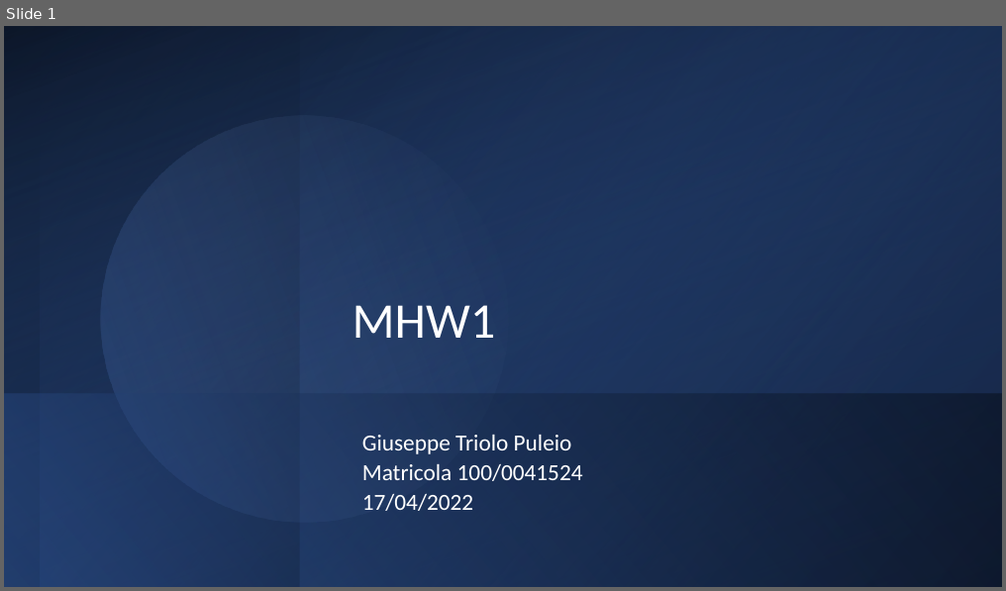
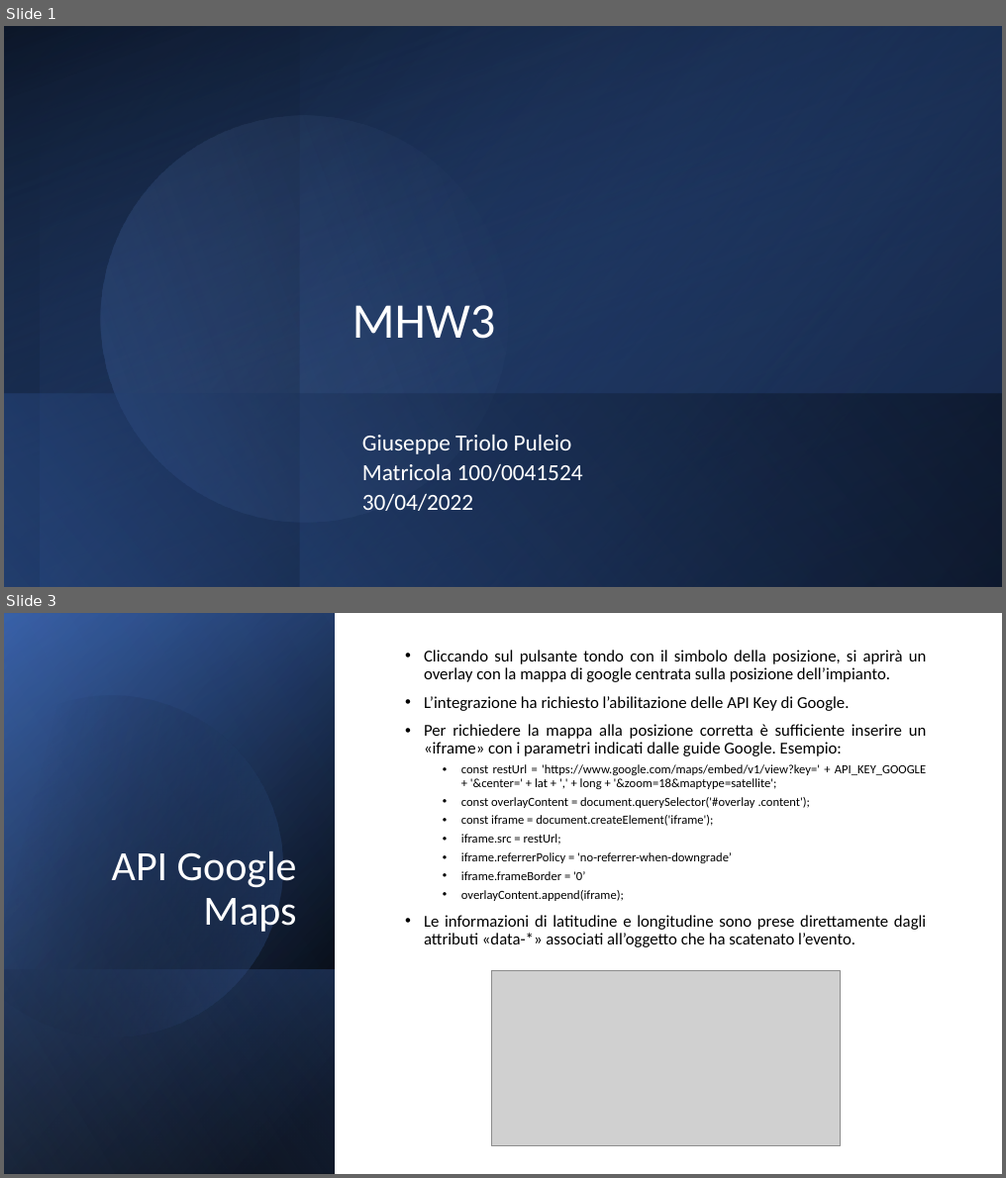
Before and after one commit to gtriolo87/mhw3, a slide deck: mhw3.pptx. Shown one above the other, each under a label of ours: slide 1 before the commit, slides 1 and 3 after it; the slides between them are not shown. The pictures are 1006x591 and 1006x1178 pixels, drawn with LibreOffice and Linux fonts; fonts in the diff are those of the drawing; grey boxes stand for pictures. Boxes give left, top, right and bottom in pixels: in the first picture for what was removed or moved away, otherwise in the second. Text is boxed around its words. In the diff, an @@ line names an element or a change of style, - is before the commit and + after.

```diff
--- a/mhw3.pptx
+++ b/mhw3.pptx
@@ slide 3 added at <box>4,613,1002,1174</box>, background #FFFFFF @@
@@ rectangle added at <box>4,613,1002,1174</box>, fill #FFFFFF @@
@@ rectangle added at <box>4,613,335,1174</box>, fill gradient #000000 to #2F5597 @@
@@ rectangle added at <box>4,614,335,1174</box>, fill gradient #000000 to #4472C4 @@
@@ rectangle added at <box>4,613,335,1173</box>, fill gradient #000000 to #8FAADC @@
@@ freeform shape added at <box>4,655,324,1072</box>, fill gradient #000000 to #4472C4 @@
@@ text added at <box>424,650,927,948</box>, 16 pt, text #000000 @@
+• Cliccando sul pulsante tondo con il simbolo della posizione, si aprirà un overlay con la mappa di google centrata sulla posizione dell’impianto.
+• L’integrazione ha richiesto l’abilitazione delle API Key di Google.
+• Per richiedere la mappa alla posizione corretta è sufficiente inserire un «iframe» con i parametri indicati dalle guide Google. Esempio:
+  • const restUrl = 'https://www.google.com/maps/embed/v1/view?key=' + API_KEY_GOOGLE + '&center=' + lat + ',' + long + '&zoom=18&maptype=satellite';
+  • const overlayContent = document.querySelector('#overlay .content');
+  • const iframe = document.createElement('iframe');
+  • iframe.src = restUrl;
+  • iframe.referrerPolicy = 'no-referrer-when-downgrade’
+  • iframe.frameBorder = '0’
+  • overlayContent.append(iframe);
+• Le informazioni di latitudine e longitudine sono prese direttamente dagli attributi «data-*» associati all’oggetto che ha scatenato l’evento.
@@ title added at <box>112,852,297,932</box>, 40 pt, text #FFFFFF @@
+API Google Maps
@@ rectangle added at <box>4,969,335,1174</box>, fill gradient #4472C4 to #000000 @@
@@ picture added at <box>491,970,841,1146</box> @@
@@ slide 1 changed as well @@
@@ title at <box>352,305,496,339</box>: text changed @@
-MHW1
+MHW3
@@ subtitle at <box>362,494,473,511</box>: text changed @@
-17/04/2022
+30/04/2022
```
Also in this commit, not shown: 1 other slide changed, 4 other slides added, 6 slides removed.
